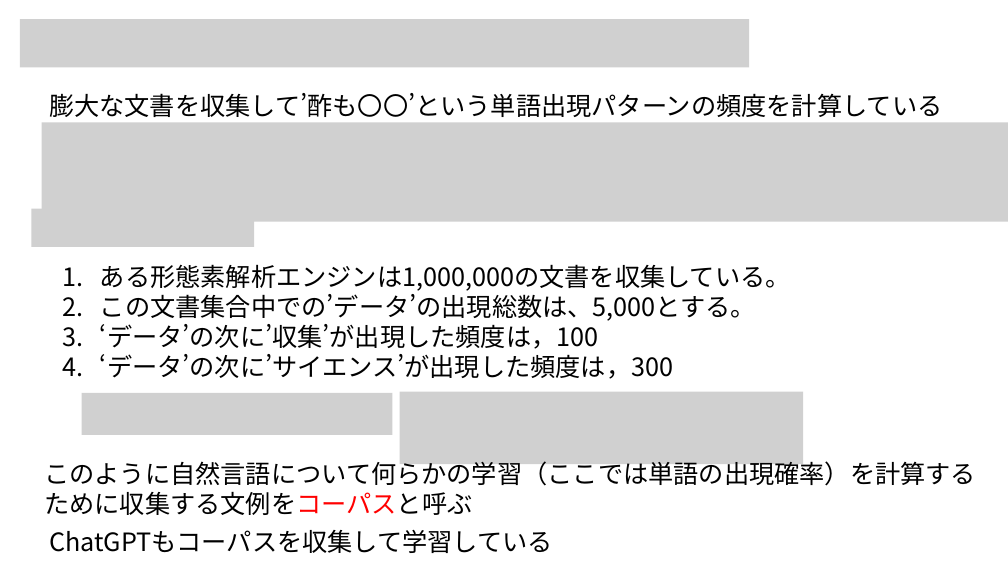
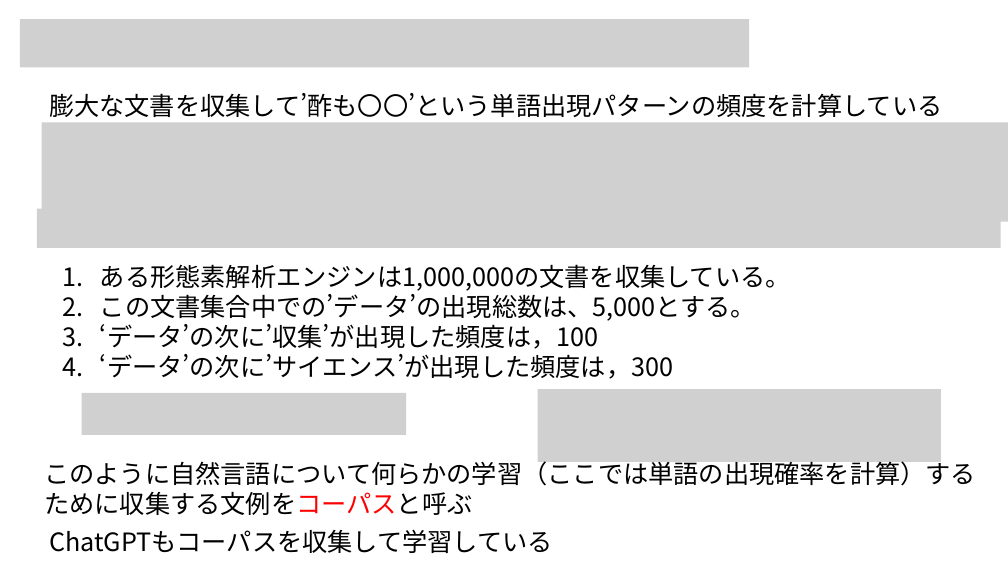
Before and after one commit to ueharaLab/NLP_2-tokenizer, a slide deck: slide 13 of textmining2 tokenizer.pptx. Drawn at 1008x567 pixels with LibreOffice and Linux fonts; fonts in the diff are those of the drawing; grey boxes stand for pictures. Boxes give left, top, right and bottom in pixels: in the first picture for what was removed or moved away, otherwise in the second. Text is boxed around its words. In the diff, an @@ line names an element or a change of style, - is before the commit and + after.

```diff
--- a/textmining2 tokenizer.pptx
+++ b/textmining2 tokenizer.pptx
@@ picture: place and size @@
-picture at bbox=[31, 209, 254, 247]
+picture at bbox=[37, 209, 1001, 248]
@@ picture: place and size @@
-picture at bbox=[400, 392, 804, 464]
+picture at bbox=[538, 389, 941, 462]
@@ picture: place and size @@
-picture at bbox=[82, 393, 392, 436]
+picture at bbox=[82, 393, 406, 436]
@@ text at bbox=[44, 457, 976, 515]: text changed @@
-このように自然言語について何らかの学習（ここでは単語の出現確率）を計算するために収集する文例をコーパスと呼ぶ
+このように自然言語について何らかの学習（ここでは単語の出現確率を計算）するために収集する文例をコーパスと呼ぶ
```
Also in this commit, not shown: 6 other slides changed, 4 slides added, 1 slide removed, 4 other files.
